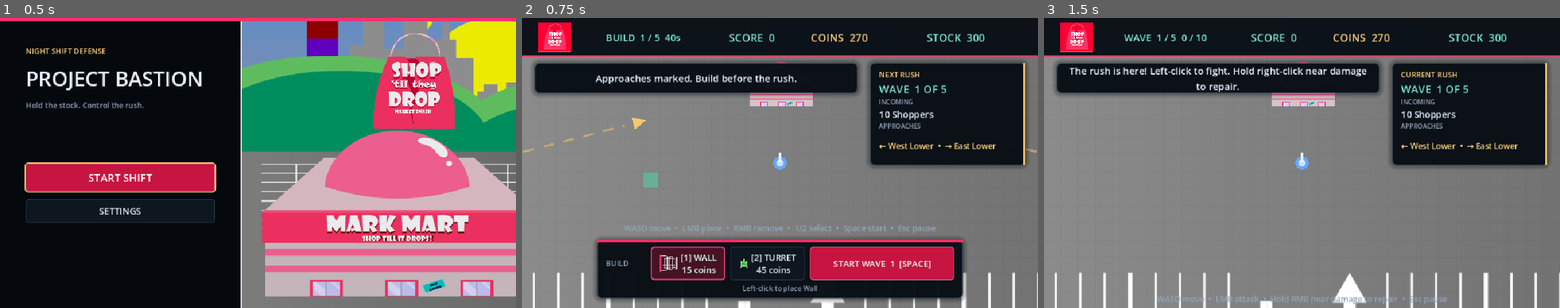
Above: before the commit, frames 1-3 (left to right).
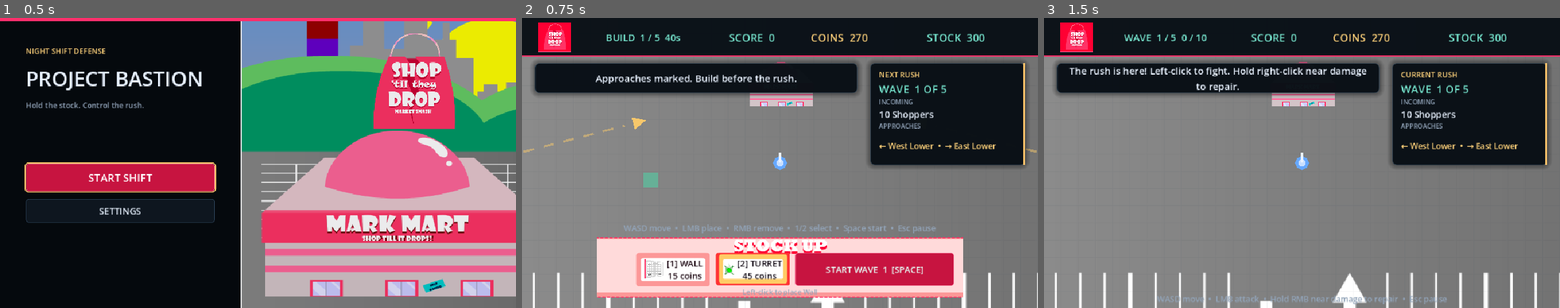
Above: after the commit, the same moments.

Repository: JarredTD/ProjectBastion
Game: Godot game, scene res://scenes/ui/main_menu.tscn
Same seed, same stepped clock (60 frames per second), same inputs: the game is played once before the commit and once after it. Sound files missing from this copy of the repository are replaced by a short silence.
Inputs:
- Up to frame 1 (0.5 s): no input
- Up to frame 2 (0.75 s): click "START SHIFT" at 0.5 s
- Up to frame 3 (1.5 s): click "START WAVE 1 [SPACE]" at 1.25 s

Frame 1 is identical in both runs. In frame 2, 14% of the frame differs, in the area x 14-86%, y 75-99%; in frame 3, nothing differs.

Commit message:
feat: integrate build interface art

Diff:
--- a/data/ui/interface_theme.tres
+++ b/data/ui/interface_theme.tres
@@ -1,4 +1,51 @@
-[gd_resource type="Theme" load_steps=11 format=3]
+[gd_resource type="Theme" load_steps=18 format=3]
+
+[ext_resource type="Texture2D" path="res://assets/sprites/ui/button_frames.png" id="1_button_frames"]
+
+[sub_resource type="AtlasTexture" id="AtlasStoreButtonNormal"]
+atlas = ExtResource("1_button_frames")
+region = Rect2(238, 95, 162, 87)
+
+[sub_resource type="AtlasTexture" id="AtlasStoreButtonHover"]
+atlas = ExtResource("1_button_frames")
+region = Rect2(238, 194, 162, 87)
+
+[sub_resource type="AtlasTexture" id="AtlasStoreButtonPressed"]
+atlas = ExtResource("1_button_frames")
+region = Rect2(238, 300, 164, 85)
+
+[sub_resource type="StyleBoxTexture" id="StoreButtonNormal"]
+texture = SubResource("AtlasStoreButtonNormal")
+texture_margin_left = 12.0
+texture_margin_top = 12.0
+texture_margin_right = 12.0
+texture_margin_bottom = 12.0
+content_margin_left = 14.0
+content_margin_top = 8.0
+content_margin_right = 14.0
+content_margin_bottom = 8.0
+
+[sub_resource type="StyleBoxTexture" id="StoreButtonHover"]
+texture = SubResource("AtlasStoreButtonHover")
+texture_margin_left = 12.0
+texture_margin_top = 12.0
+texture_margin_right = 12.0
+texture_margin_bottom = 12.0
+content_margin_left = 14.0
+content_margin_top = 8.0
+content_margin_right = 14.0
+content_margin_bottom = 8.0
+
+[sub_resource type="StyleBoxTexture" id="StoreButtonPressed"]
+texture = SubResource("AtlasStoreButtonPressed")
+texture_margin_left = 12.0
+texture_margin_top = 12.0
+texture_margin_right = 12.0
+texture_margin_bottom = 12.0
+content_margin_left = 14.0
+content_margin_top = 8.0
+content_margin_right = 14.0
+content_margin_bottom = 8.0
 
 [sub_resource type="StyleBoxFlat" id="ButtonNormal"]
 content_margin_left = 16.0
@@ -195,3 +242,15 @@
 BodyStrong/base_type = &"Label"
 BodyStrong/colors/font_color = Color(0.913725, 0.94902, 1, 1)
 BodyStrong/font_sizes/font_size = 17
+StoreButton/base_type = &"Button"
+StoreButton/colors/font_color = Color(0.11, 0.08, 0.12, 1)
+StoreButton/colors/font_hover_color = Color(0.04, 0.08, 0.12, 1)
+StoreButton/colors/font_pressed_color = Color(0.12, 0.04, 0.08, 1)
+StoreButton/colors/font_focus_color = Color(0.11, 0.08, 0.12, 1)
+StoreButton/colors/font_disabled_color = Color(0.38, 0.34, 0.38, 1)
+StoreButton/styles/normal = SubResource("StoreButtonNormal")
+StoreButton/styles/hover = SubResource("StoreButtonHover")
+StoreButton/styles/pressed = SubResource("StoreButtonPressed")
+StoreButton/styles/hover_pressed = SubResource("StoreButtonPressed")
+StoreButton/styles/disabled = SubResource("StoreButtonNormal")
+StoreButton/styles/focus = SubResource("ButtonFocus")
--- a/scenes/ui/hud.tscn
+++ b/scenes/ui/hud.tscn
@@ -6,10 +6,17 @@
 [ext_resource type="Texture2D" path="res://assets/sprites/ui/hud_status_bar.png" id="4_hud_art"]
 [ext_resource type="Texture2D" path="res://assets/sprites/ui/victory_screen.png" id="6_victory_art"]
 [ext_resource type="Texture2D" path="res://assets/sprites/ui/defeat_screen.png" id="7_defeat_art"]
+[ext_resource type="Texture2D" path="res://assets/sprites/ui/upgrade_panel.png" id="8_upgrade_art"]
 
 [sub_resource type="AtlasTexture" id="AtlasTexture_hud_logo"]
 atlas = ExtResource("4_hud_art")
 region = Rect2(0, 0, 150, 140)
+
+[sub_resource type="AtlasTexture" id="AtlasTexture_stock_up"]
+atlas = ExtResource("8_upgrade_art")
+region = Rect2(129, 532, 1054, 159)
+
+[sub_resource type="StyleBoxEmpty" id="StyleBox_build_panel"]
 
 [node name="Hud" type="CanvasLayer"]
 layer = 20
@@ -110,11 +117,22 @@
 anchor_right = 0.5
 anchor_bottom = 1.0
 offset_left = -340.0
-offset_top = -126.0
+offset_top = -132.0
 offset_right = 340.0
 offset_bottom = -18.0
-script = ExtResource("3_accent")
-accent_color = Color(1, 0.184314, 0.423529, 0.95)
+theme_override_styles/panel = SubResource("StyleBox_build_panel")
+
+[node name="Artwork" type="TextureRect" parent="Layout/BuildPanel"]
+layout_mode = 1
+anchors_preset = 15
+anchor_right = 1.0
+anchor_bottom = 1.0
+grow_horizontal = 2
+grow_vertical = 2
+mouse_filter = 2
+texture = SubResource("AtlasTexture_stock_up")
+expand_mode = 1
+stretch_mode = 6
 
 [node name="Content" type="VBoxContainer" parent="Layout/BuildPanel"]
 layout_mode = 1
@@ -122,22 +140,22 @@
 anchor_right = 1.0
 anchor_bottom = 1.0
 offset_left = 16.0
-offset_top = 12.0
+offset_top = 30.0
 offset_right = -16.0
-offset_bottom = -8.0
-grow_horizontal = 2
-grow_vertical = 2
-theme_override_constants/separation = 6
+offset_bottom = -4.0
+grow_horizontal = 2
+grow_vertical = 2
+theme_override_constants/separation = 2
 
 [node name="Actions" type="HBoxContainer" parent="Layout/BuildPanel/Content"]
 layout_mode = 2
 theme_override_constants/separation = 10
 
 [node name="BuildTitle" type="Label" parent="Layout/BuildPanel/Content/Actions"]
-custom_minimum_size = Vector2(74, 60)
-layout_mode = 2
-theme_type_variation = &"MutedLabel"
-text = "BUILD"
+custom_minimum_size = Vector2(46, 60)
+layout_mode = 2
+theme_type_variation = &"MutedLabel"
+text = ""
 vertical_alignment = 1
 
 [node name="WallButton" type="Button" parent="Layout/BuildPanel/Content/Actions"]
@@ -146,6 +164,7 @@
 layout_mode = 2
 tooltip_text = "Blocks shoppers and takes a beating"
 toggle_mode = true
+theme_type_variation = &"StoreButton"
 expand_icon = true
 icon_max_width = 30
 theme_override_font_sizes/font_size = 16
@@ -157,6 +176,7 @@
 layout_mode = 2
 tooltip_text = "Stops any shopper in range"
 toggle_mode = true
+theme_type_variation = &"StoreButton"
 expand_icon = true
 icon_max_width = 30
 theme_override_font_sizes/font_size = 16
Not shown: 1 places in scenes/ui/hud.tscn that only renumber resources
